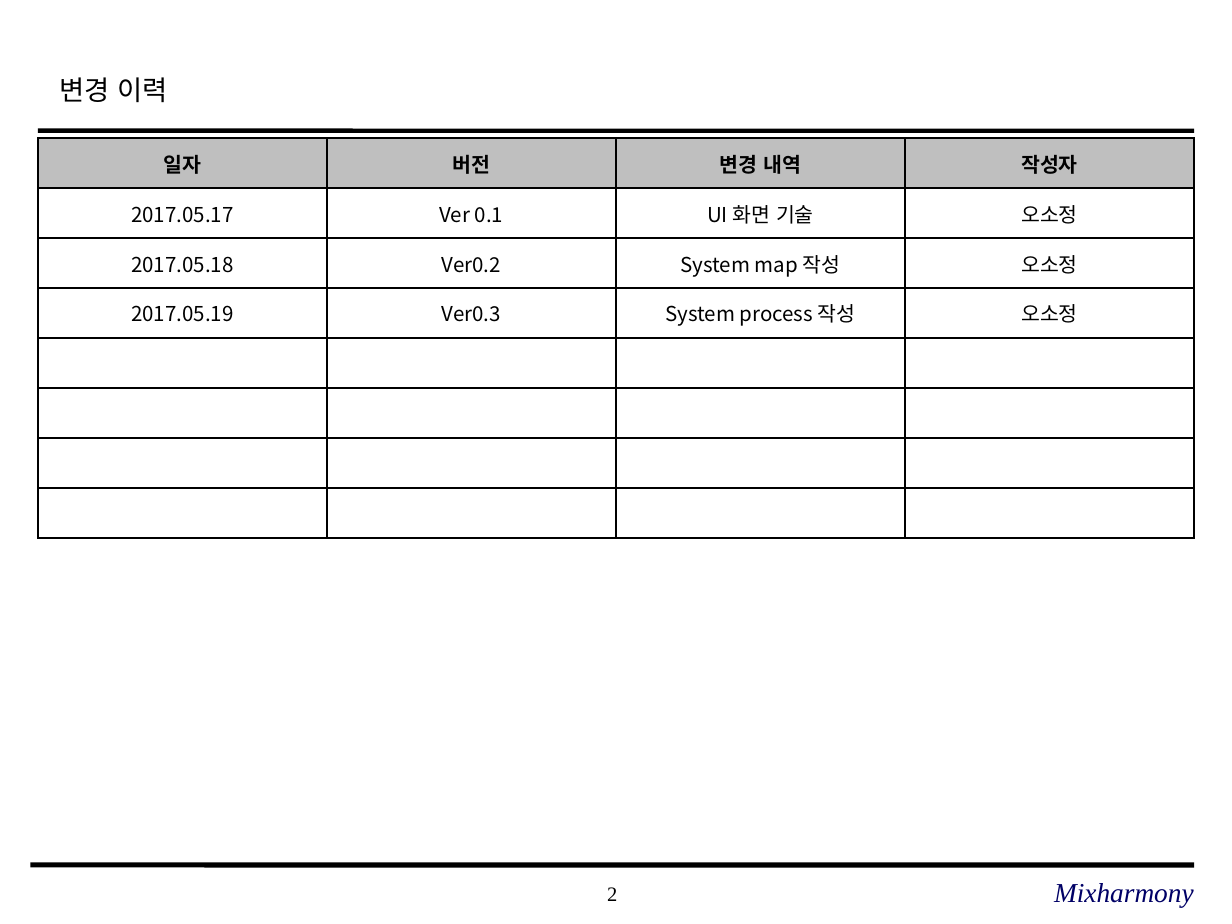
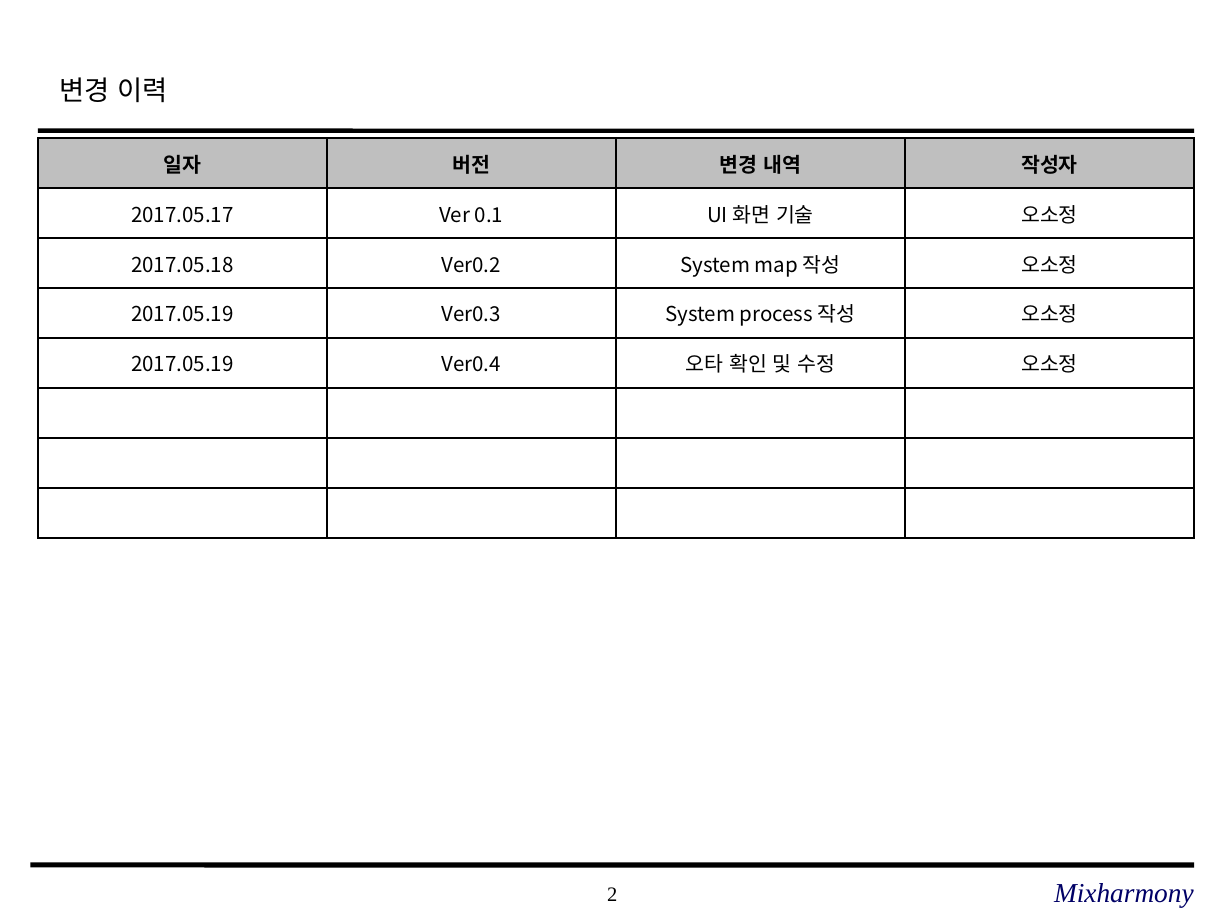
Before and after one commit to SE-admin/SE2017_2_mixharmony, a slide deck: slide 2 of doc/3_ 설계서/UI Design Template.pptx. Drawn at 1232x924 pixels with LibreOffice and Linux fonts; fonts in the diff are those of the drawing; background and template pictures are left out. Boxes give left, top, right and bottom in pixels: in the first picture for what was removed or moved away, otherwise in the second. Text is boxed around its words. In the diff, an @@ line names an element or a change of style, - is before the commit and + after.

Commit message:
#863 담당자가 최종 수정 및 확인 후 팀원들에게 push

```diff
--- a/doc/3_ 설계서/UI Design Template.pptx
+++ b/doc/3_ 설계서/UI Design Template.pptx
@@ table at bbox=[38, 138, 1196, 537] @@
+row 5: 2017.05.19 | Ver0.4 | 오타 확인 및 수정 | 오소정
-row 8:  |  |  | 
```
Also in this commit, not shown: 1 other slide changed.
